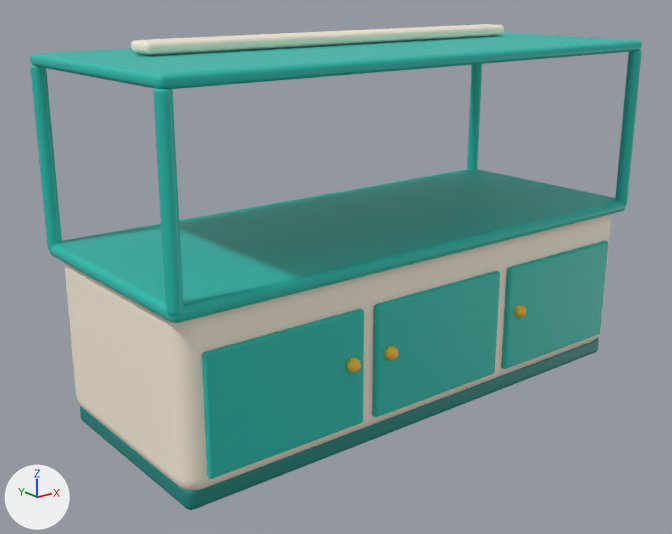
An edit to the FBX model EvolutionShop/Assets/EvolutionShop/Resources/Art/GrowthKit/TankLarge.fbx, drawn before and after from the same camera.
Camera for both pictures: a camera (50 mm lens) standing at (-2.68, -3.15, 1.89) and looking at (-0.14, 0.03, 0.62). The axes (+X, +Y, +Z) are drawn at lower left. The lights are the same throughout. The older version comes first. Where no turn or scale is listed for an object, it has been applied to the vertices.

Names of what the first picture shows: 'TankLarge mesh'.
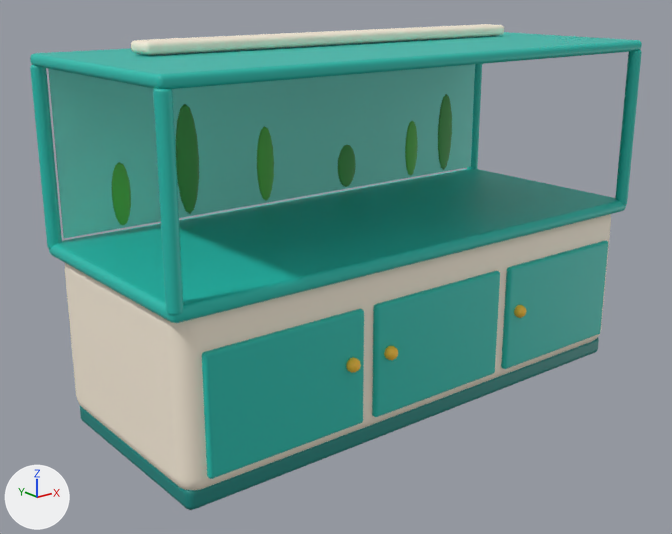
The edits, one by one:
Material 'GK_Green' (mat_gk_green) is new.
Its base color is (0.0931, 0.485, 0.063) (green #56b947).
Material 'GK_Ink' (mat_gk_ink) is new.
Its base color is (0.0242, 0.0423, 0.0908) (dark blue #2b3a55).
Material 'GK_GreenDark' (mat_gk_greendark) is new.
Its base color is (0.0482, 0.323, 0.0595) (green #3e9a45).
Material 'GK_TealLight' (mat_gk_teallight) is new.
Its base color is (0.212, 0.768, 0.672) (cyan #7fe3d6).
me_cube_677 is used by ob_tanklarge_mesh; location (0.0, 0.0, 0.0).
me_cube_677 had 2078 vertices, 2046 faces and spanned x -1.28..1.28, y -0.56..0.54, z 0.0..1.65.
me_cube_677 now has 2868 vertices, 2910 faces and spans x -1.28..1.28, y -0.56..0.57, z 0.0..1.65.
me_cube_677 part 1: a new loose piece, a box spanning x -1.22..1.22, y 0.485..0.491, z 0.84..1.55, in mat_gk_teallight (cyan #7fe3d6).
me_cube_677 part 2: a new loose piece, a UV sphere (14 segments, 8 rings, poles along z) spanning x 0.9464..1.0536, y 0.479..0.487, z 0.85..1.27, in mat_gk_greendark (green #3e9a45).
me_cube_677 part 3: a new loose piece, a UV sphere (14 segments, 8 rings, poles along z) spanning x 0.7061..0.7939, y 0.479..0.487, z 0.85..1.15, in mat_gk_green (green #56b947).
me_cube_677 part 4: a new loose piece, a UV sphere (14 segments, 8 rings, poles along z) spanning x 0.2415..0.3585, y 0.479..0.487, z 0.85..1.07, in mat_gk_greendark (green #3e9a45).
me_cube_677 part 5: a new loose piece, a UV sphere (14 segments, 8 rings, poles along z) spanning x -0.2487..-0.1513, y 0.479..0.487, z 0.85..1.21, in mat_gk_green (green #56b947).
me_cube_677 part 6: a new loose piece, a UV sphere (14 segments, 8 rings, poles along z) spanning x -0.6785..-0.5615, y 0.479..0.487, z 0.85..1.35, in mat_gk_greendark (green #3e9a45).
me_cube_677 part 7: a new loose piece, a UV sphere (14 segments, 8 rings, poles along z) spanning x -0.9939..-0.9061, y 0.479..0.487, z 0.85..1.13, in mat_gk_green (green #56b947).
Other edits to the shape of me_cube_677 do not show in these pictures.
me_cube_677 gains material mat_gk_teallight (cyan #7fe3d6).
me_cube_677 gains material mat_gk_greendark (green #3e9a45).
me_cube_677 gains material mat_gk_green (green #56b947).
me_cube_677 gains material mat_gk_ink (dark blue #2b3a55).

Changed parts and their boxes [x1, y1, x2, y2] in the pictures (672 x 534 px):
part 1 of me_cube_677, added (cyan): after [48, 64, 475, 238]
part 2 of me_cube_677, added (green): after [438, 94, 452, 170]
part 3 of me_cube_677, added (green): after [405, 121, 418, 175]
part 4 of me_cube_677, added (green): after [338, 144, 356, 187]
part 5 of me_cube_677, added (green): after [257, 126, 274, 201]
part 6 of me_cube_677, added (green): after [176, 104, 199, 214]
part 7 of me_cube_677, added (green): after [112, 162, 131, 226]
